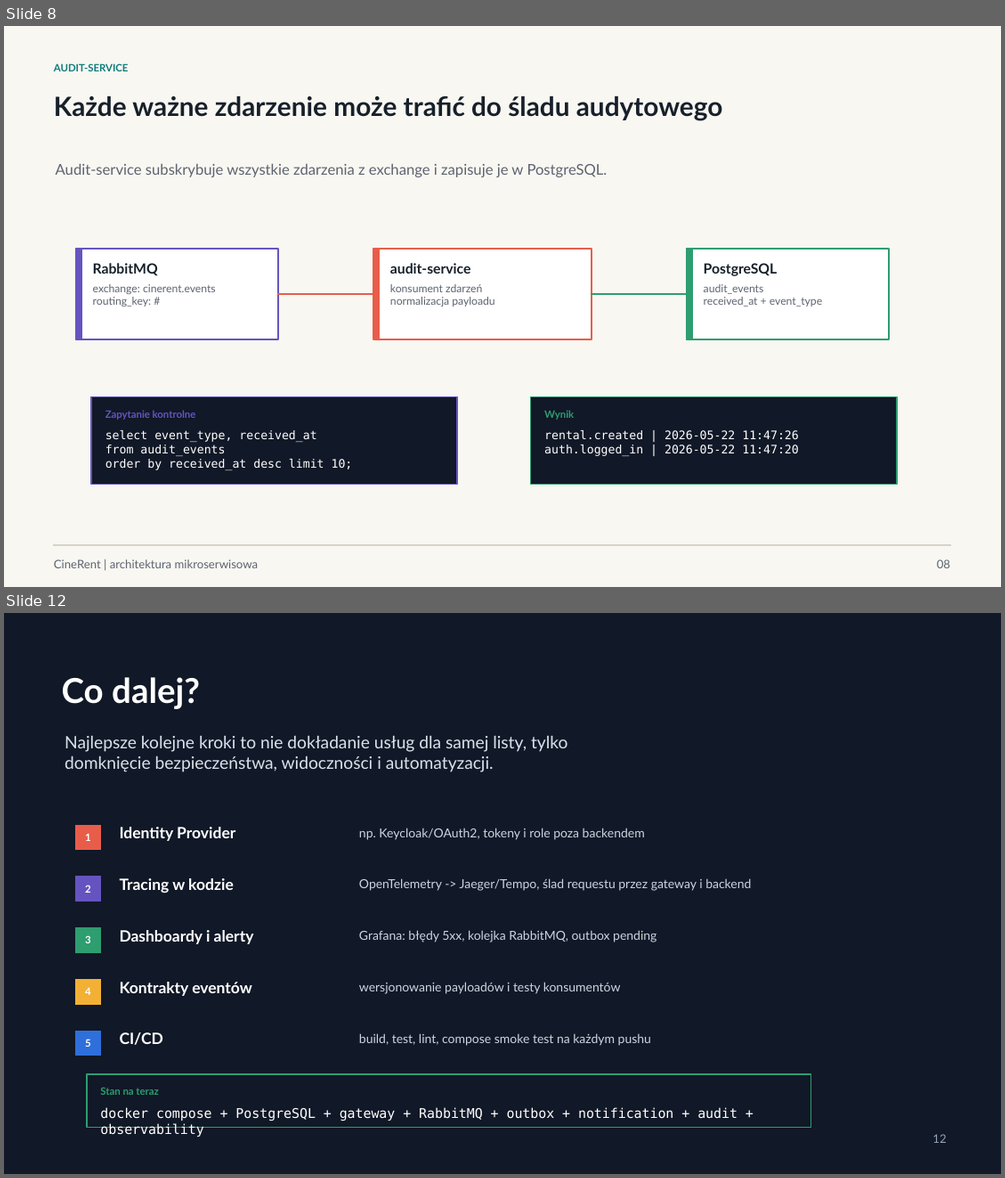
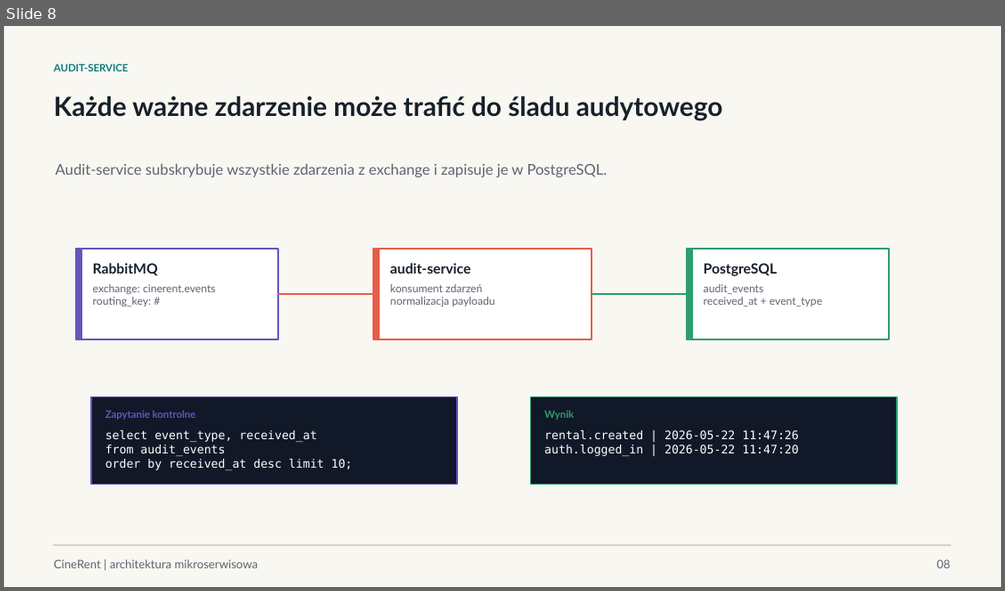
Before and after one commit to Inexpli/ZTP-projekt, a slide deck: outputs/019e4e4f-a234-7b83-af93-ef4db514efae/presentations/cinerent-architektura-mikroserwisowa/output/cinerent-architektura-mikroserwisowa.pptx. Shown one above the other, each under a label of ours: slides 8 and 12 before the commit, slide 8 after it; the slides between them are not shown. The pictures are 1005x1178 and 1005x591 pixels, drawn with LibreOffice and Linux fonts; fonts in the diff are those of the drawing. Boxes give left, top, right and bottom in pixels: in the first picture for what was removed or moved away, otherwise in the second. Text is boxed around its words. In the diff, an @@ line names an element or a change of style, - is before the commit and + after.

```diff
--- a/outputs/019e4e4f-a234-7b83-af93-ef4db514efae/presentations/cinerent-architektura-mikroserwisowa/output/cinerent-architektura-mikroserwisowa.pptx
+++ b/outputs/019e4e4f-a234-7b83-af93-ef4db514efae/presentations/cinerent-architektura-mikroserwisowa/output/cinerent-architektura-mikroserwisowa.pptx
@@ slide 12 removed at (4, 613, 1001, 1174), background #FFFFFF @@
@@ rectangle removed at (4, 613, 1001, 1174) @@
@@ text removed at (62, 677, 200, 709) @@
-Co dalej?
@@ text removed at (65, 736, 567, 772) @@
-Najlepsze kolejne kroki to nie dokładanie usług dla samej listy, tylko domknięcie bezpieczeństwa, widoczności i automatyzacji.
@@ rectangle removed at (76, 825, 100, 850) @@
@@ text removed at (85, 833, 91, 841) @@
-1
@@ text removed at (120, 827, 235, 841) @@
-Identity Provider
@@ text removed at (359, 827, 645, 840) @@
-np. Keycloak/OAuth2, tokeny i role poza backendem
@@ rectangle removed at (76, 876, 100, 900) @@
@@ text removed at (120, 878, 234, 892) @@
-Tracing w kodzie
@@ text removed at (359, 878, 751, 891) @@
-OpenTelemetry -> Jaeger/Tempo, ślad requestu przez gateway i backend
@@ text removed at (85, 884, 91, 892) @@
-2
@@ rectangle removed at (76, 928, 100, 952) @@
@@ text removed at (120, 930, 254, 944) @@
-Dashboardy i alerty
@@ text removed at (359, 930, 656, 942) @@
-Grafana: błędy 5xx, kolejka RabbitMQ, outbox pending
@@ text removed at (85, 935, 91, 943) @@
-3
@@ rectangle removed at (76, 980, 100, 1004) @@
@@ text removed at (120, 981, 252, 996) @@
-Kontrakty eventów
@@ text removed at (359, 981, 621, 994) @@
-wersjonowanie payloadów i testy konsumentów
@@ text removed at (85, 987, 91, 995) @@
-4
@@ rectangle removed at (76, 1030, 100, 1055) @@
@@ text removed at (85, 1038, 91, 1046) @@
-5
@@ text removed at (120, 1032, 164, 1045) @@
-CI/CD
@@ text removed at (359, 1033, 651, 1046) @@
-build, test, lint, compose smoke test na każdym pushu
@@ rectangle removed at (86, 1074, 811, 1127) @@
@@ text removed at (100, 1086, 158, 1094) @@
-Stan na teraz
@@ text removed at (100, 1107, 737, 1136) @@
-docker compose + PostgreSQL + gateway + RabbitMQ + outbox + notification + audit + observability
@@ text removed at (932, 1134, 946, 1143) @@
-12
```
Also in this commit, not shown: 1 slide changed, 2 other slides removed, 48 other files.
